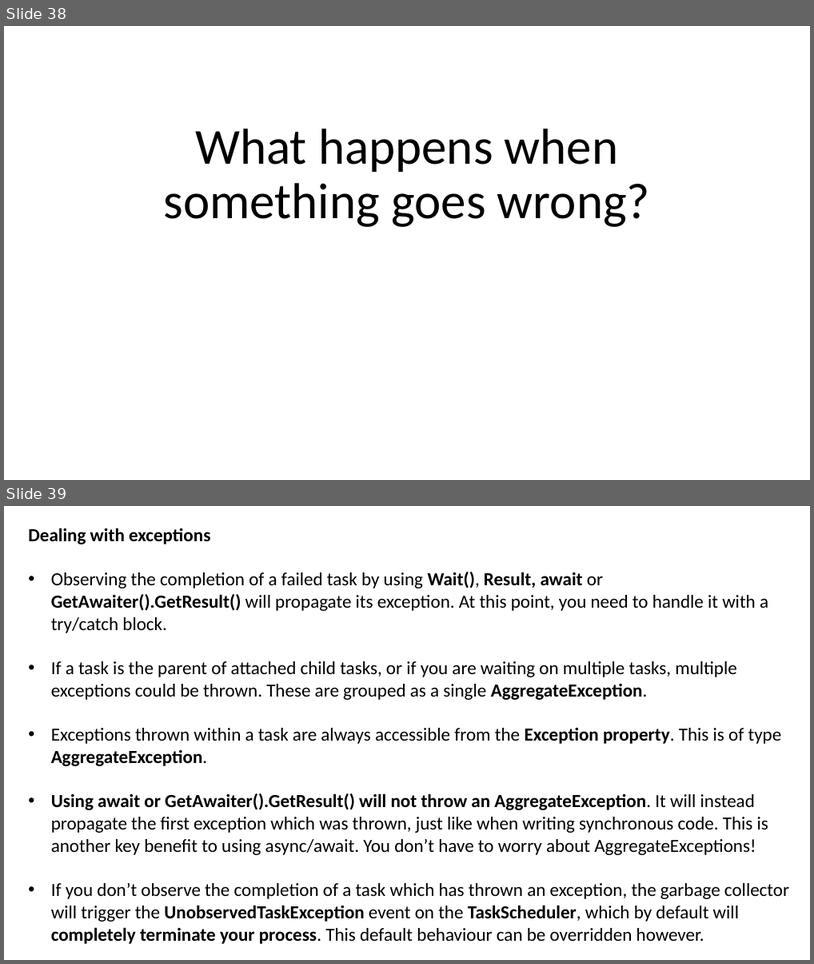
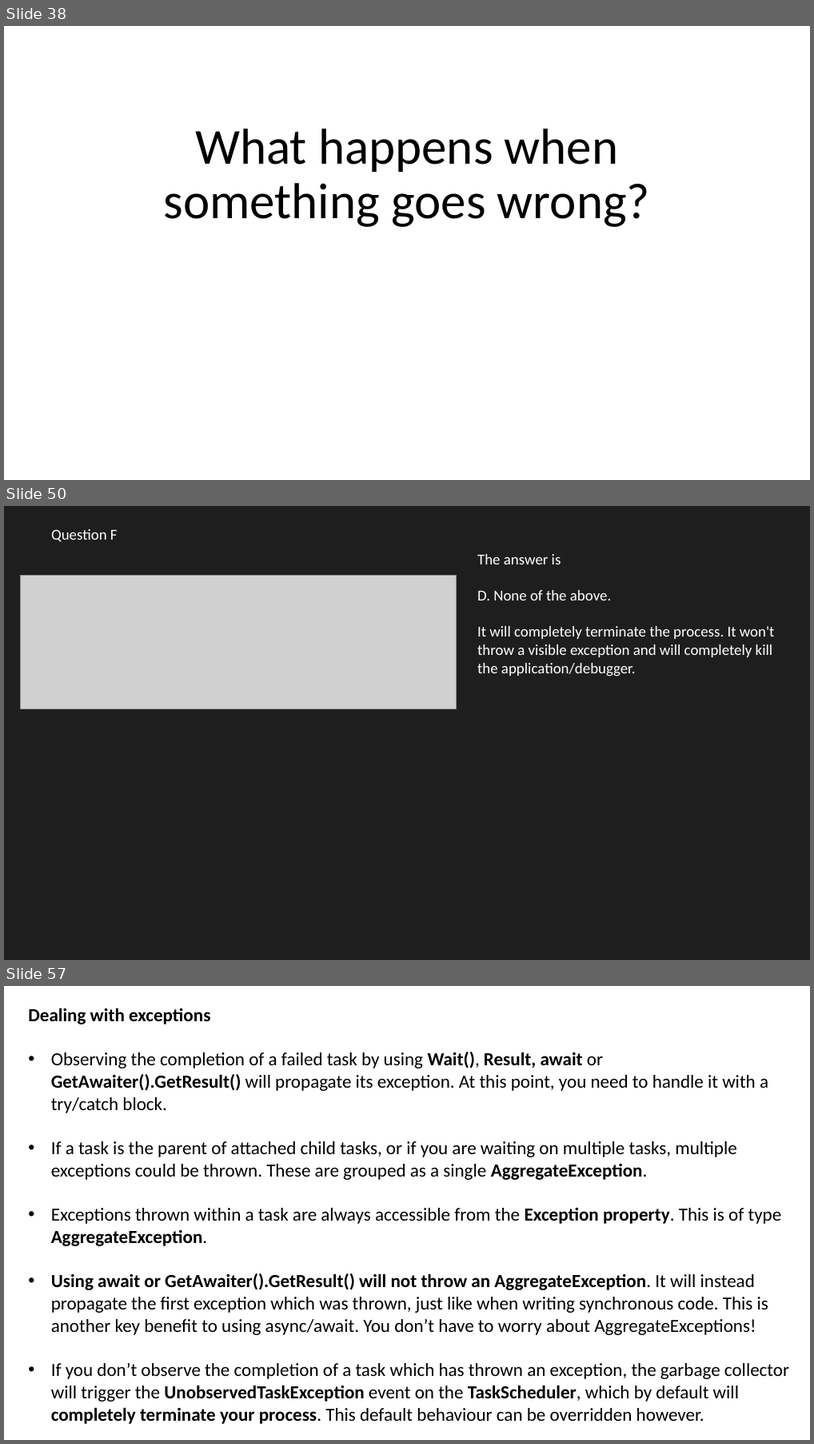
Before and after one commit to JoshKain/AsyncAwaitQuiz, a slide deck: Async and await presentation.pptx. Shown one above the other, each under a label of ours: slides 38 and 39 before the commit, slides 38, 50 and 57 after it; the slides between them are not shown. The pictures are 814x964 and 814x1444 pixels, drawn with LibreOffice and Linux fonts; fonts in the diff are those of the drawing; grey boxes stand for pictures. Boxes give left, top, right and bottom in pixels: in the first picture for what was removed or moved away, otherwise in the second. Text is boxed around its words. In the diff, an @@ line names an element or a change of style, - is before the commit and + after.

```diff
--- a/Async and await presentation.pptx
+++ b/Async and await presentation.pptx
@@ slide 50 added at [4, 506, 810, 960], background #1E1E1E @@
@@ text added at [51, 529, 118, 542], 18 pt, text #FFFFFF @@
+Question F
@@ picture added at [21, 575, 457, 708] @@
@@ text added at [478, 554, 775, 676], 18 pt, text #FFFFFF @@
+The answer is
+D. None of the above.
+It will completely terminate the process. It won't throw a visible exception and will completely kill the application/debugger.
@@ what was slide 39 is now slide 57 @@
```
Also in this commit, not shown: 17 other slides added, 1 other file.
